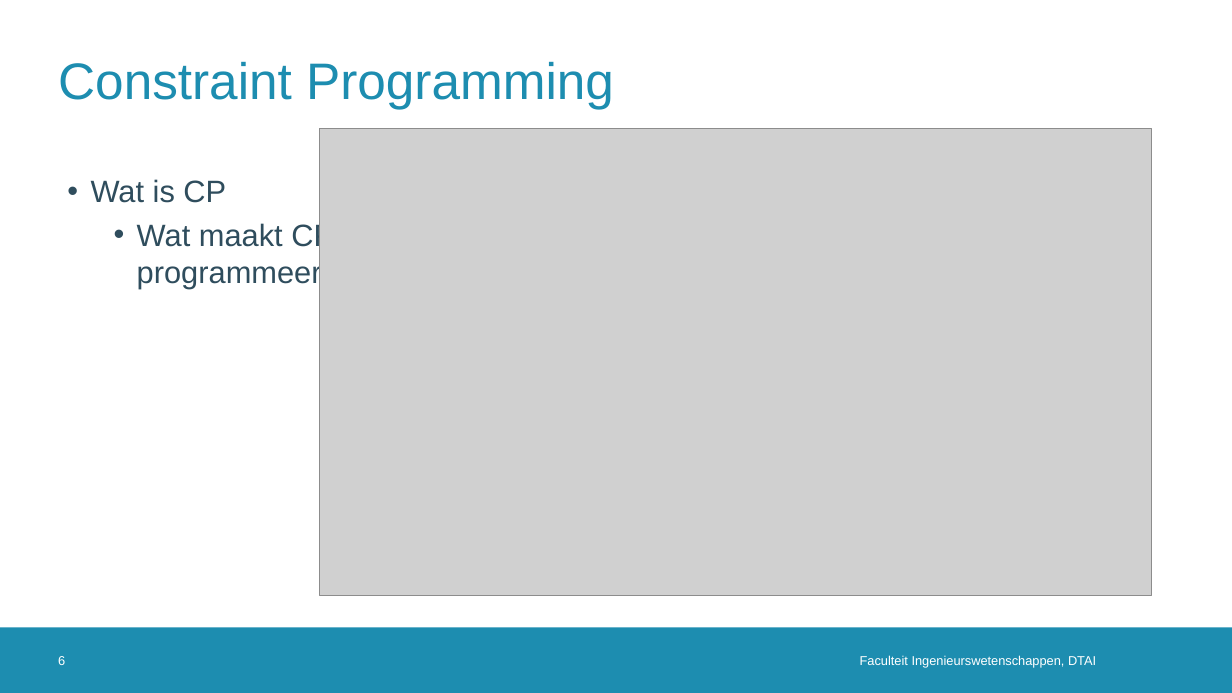
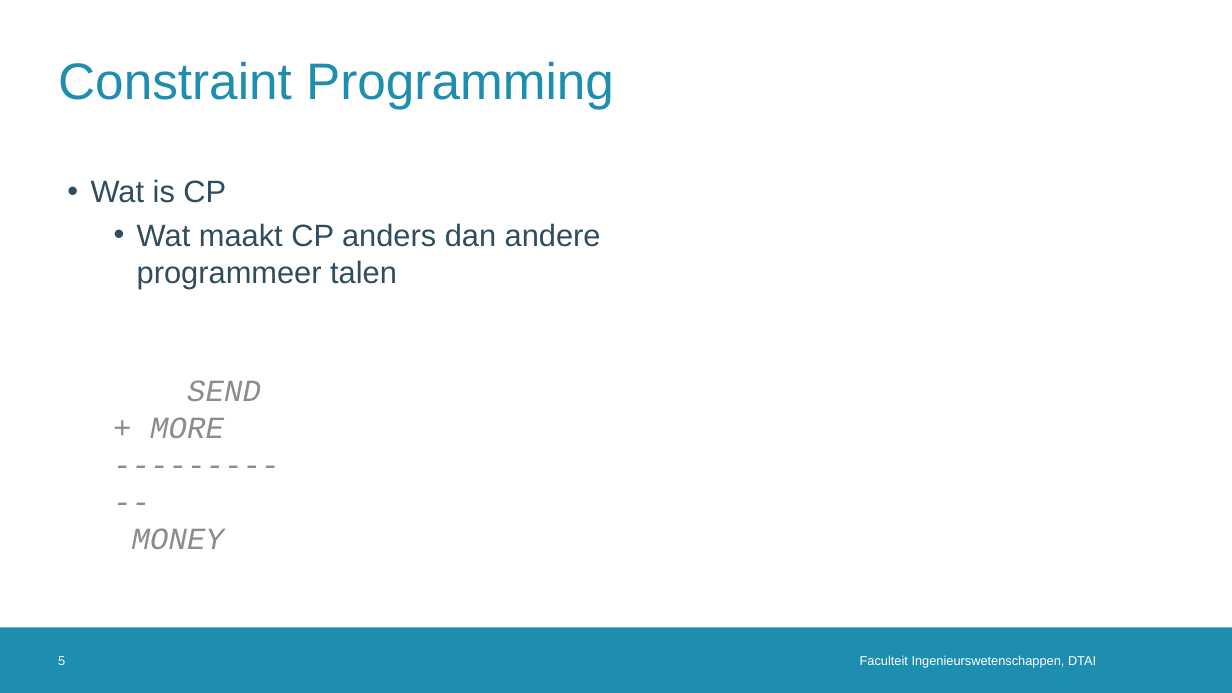
Before and after one commit to rubenkindt/Masterproef-paper-RubenKindt, a slide deck: slide 5 of Milestones/M3 december presentation/M3.pptx (slide 6 before the commit). Drawn at 1232x693 pixels with LibreOffice and Linux fonts; fonts in the diff are those of the drawing; grey boxes stand for pictures; background and template pictures are left out. Boxes give left, top, right and bottom in pixels: in the first picture for what was removed or moved away, otherwise in the second. Text is boxed around its words. In the diff, an @@ line names an element or a change of style, - is before the commit and + after.

```diff
--- a/Milestones/M3 december presentation/M3.pptx
+++ b/Milestones/M3 december presentation/M3.pptx
@@ picture removed at bbox=[320, 128, 1153, 596] @@
@@ text added at bbox=[132, 380, 261, 549], 24 pt, text #8C8C8C, italic @@
+SEND
++ MORE
+-----------
+MONEY
@@ page number at bbox=[58, 656, 65, 665]: text changed @@
-6
+5
```
Also in this commit, not shown: 6 other slides changed, 5 slides added, 3 slides removed, 12 other files.
